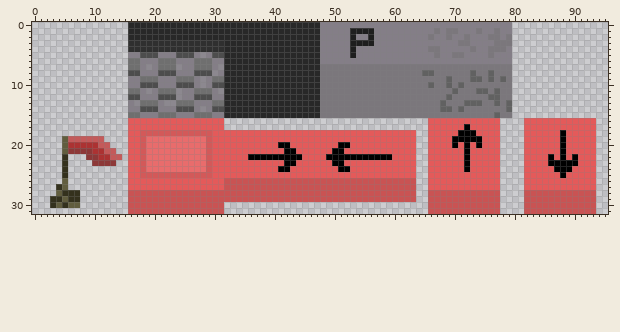
Two states of a sprite sheet, asset/graphic/AllTestTyle.png. Above, as it was before the edit.
The file is 96x32 pixels.
The result:
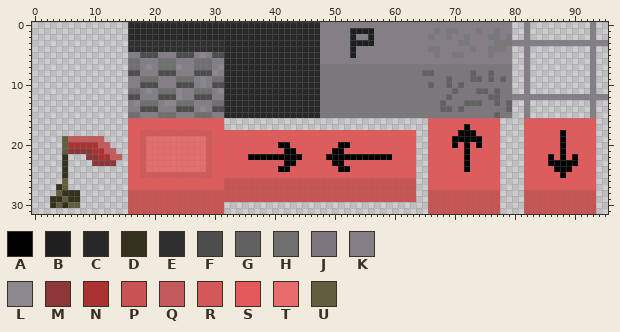
Palette (. is transparent): A #000000  B #1e1e1e  C #282828  D #34311d  E #2f2f2f  F #4d4d4d  G #616161  H #6f6f6f  J #7b777c  K #847e87  L #8c888f  M #8d3838  N #ac3232  P #c95353  Q #c45a5a  R #d35959  S #e45a5a  T #e96c6c  U #615d3e
The edit:
@@ x 78..95 @@
- 0 KK................
- 1 KK................
- 2 KJ................
- 3 JJ................
- 4 JK................
- 5 KK................
- 6 KK................
- 7 JJ................
- 8 JJ................
- 9 GJ................
-10 JJ................
-11 JJ................
-12 JJ................
-13 JG................
-14 JG................
-15 JJ................
+ 0 KK..K..........K..
+ 1 KK..K..........K..
+ 2 KJ..K..........K..
+ 3 JJKKKKKKKKKKKKKKKK
+ 4 JK..K..........K..
+ 5 KK..K..........K..
+ 6 KK..K..........K..
+ 7 JJ..K..........K..
+ 8 JJ..K..........K..
+ 9 GJ..K..........K..
+10 JJ..K..........K..
+11 JJ..K..........K..
+12 JJKKKKKKKKKKKKKKKK
+13 JG..K..........K..
+14 JG..K..........K..
+15 JJ..K..........K..
 16 ....SSSSSSSSSSSS..
Pixel boxes of the changes (left, top, right, bottom) in both pictures:
added: (512, 22, 608, 118)
